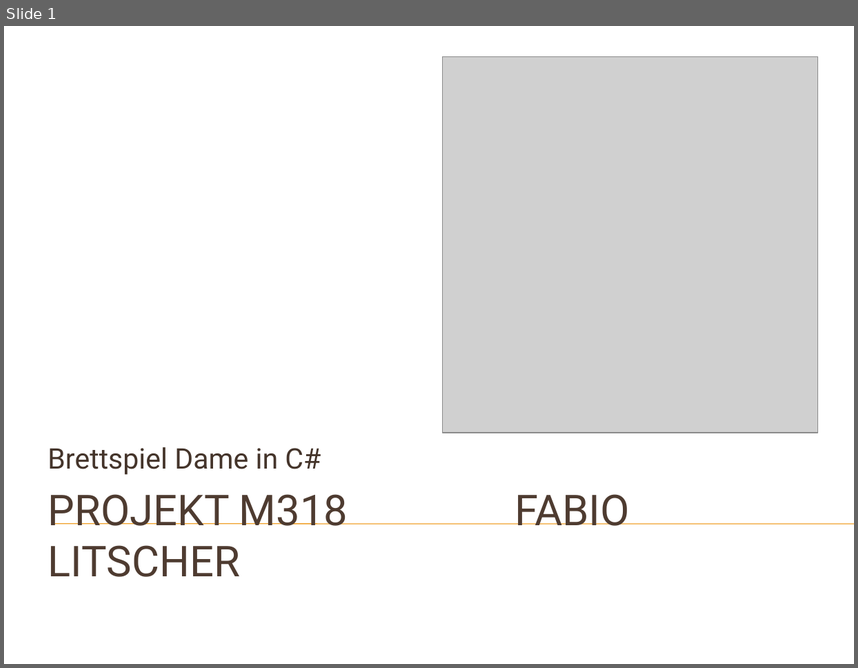
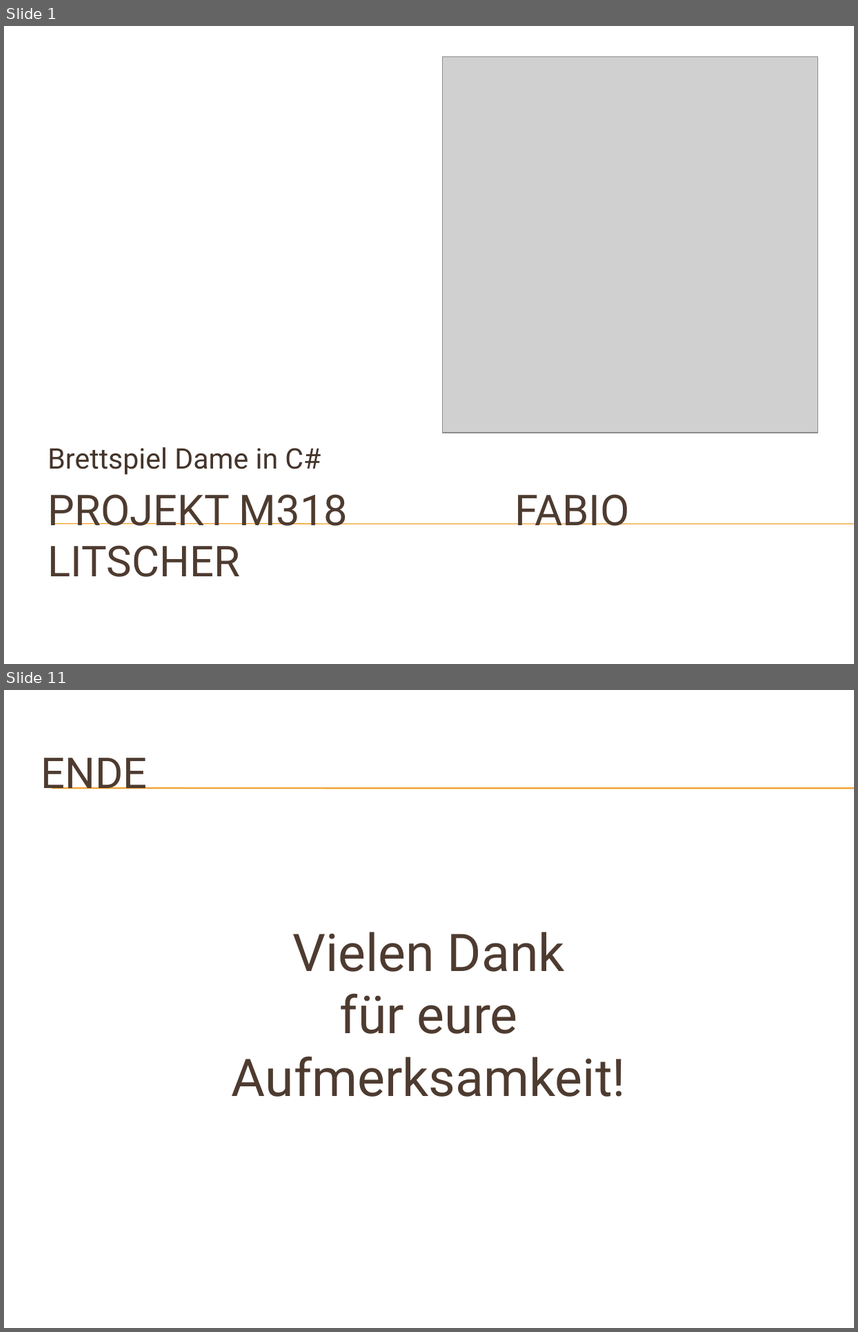
Before and after one commit to fabio-litscher/M318_Dame, a slide deck: Note 3-2/Dame_fabio_litscher.pptx. Shown one above the other, each under a label of ours: slide 1 before the commit, slides 1 and 11 after it; the slides between them are not shown. The pictures are 858x668 and 858x1332 pixels, drawn with LibreOffice and Linux fonts; fonts in the diff are those of the drawing; grey boxes stand for pictures; background and template pictures are left out. Boxes give left, top, right and bottom in pixels: in the first picture for what was removed or moved away, otherwise in the second. Text is boxed around its words. In the diff, an @@ line names an element or a change of style, - is before the commit and + after.

```diff
--- a/Note 3-2/Dame_fabio_litscher.pptx
+++ b/Note 3-2/Dame_fabio_litscher.pptx
@@ slide 11 added at [4, 690, 854, 1328], background picture (left out) @@
@@ title added at [41, 758, 147, 789], 36 pt, text #4E3B30 @@
+ENDE
@@ line added from (52, 788) to (854, 788), #F0A22E 0.75 pt @@
@@ line added from (52, 789) to (854, 789), #F0A22E 0.75 pt @@
@@ text added at [232, 931, 626, 1096], 44 pt, text #4E3B30 @@
+Vielen Dank
+für eure Aufmerksamkeit!
```
Also in this commit, not shown: 2 slides changed, 7 other slides added, 2 slides removed, 6 other files.
